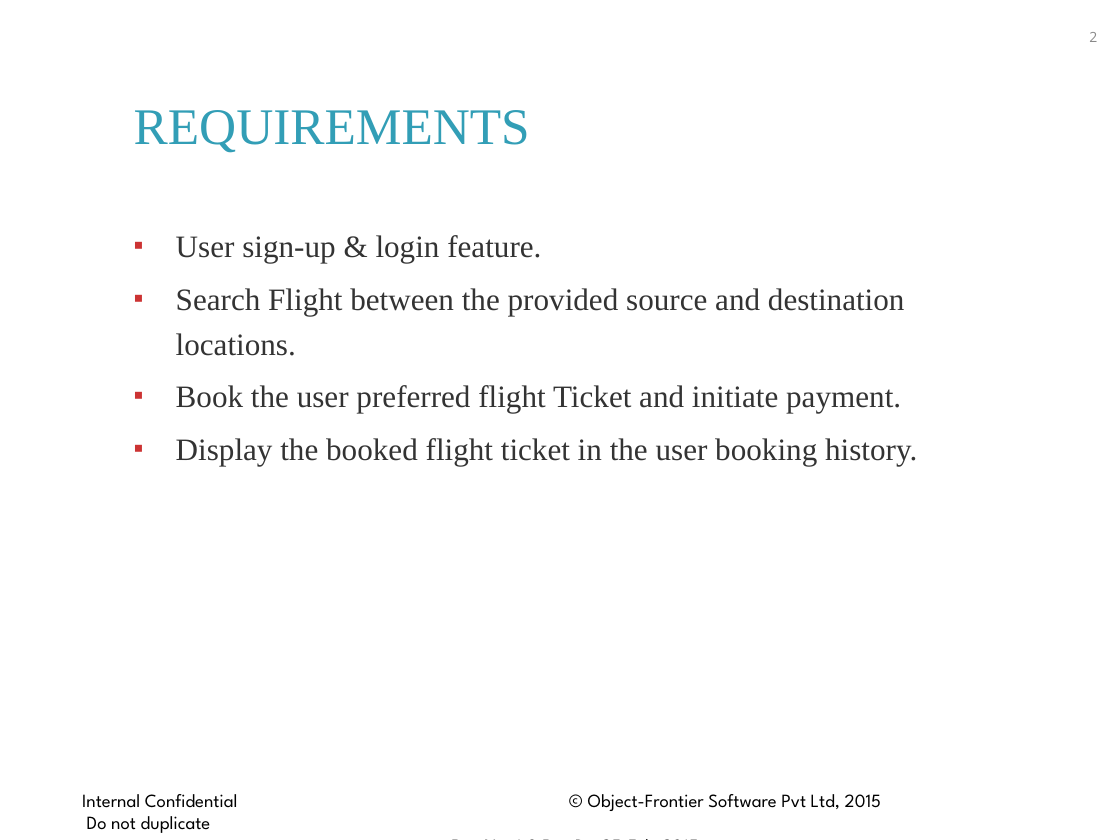
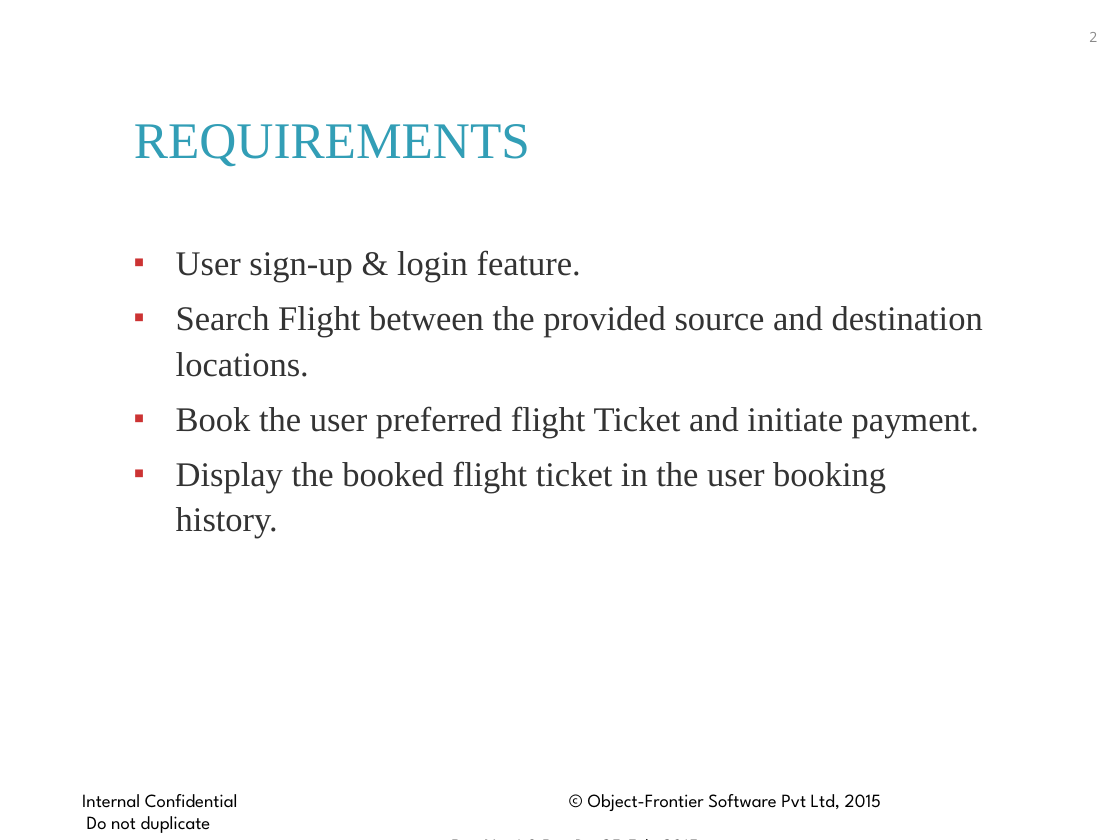
Before and after one commit to santoshofs/TesT, a slide deck: slide 2 of Activity/Mvp/OFS_PPT_Template.ppt. Drawn at 1120x840 pixels with LibreOffice and Linux fonts; fonts in the diff are those of the drawing; background and template pictures are left out. Boxes give left, top, right and bottom in pixels: in the first picture for what was removed or moved away, otherwise in the second. Text is boxed around its words. In the diff, an @@ line names an element or a change of style, - is before the commit and + after.

```diff
--- a/Activity/Mvp/OFS_PPT_Template.ppt
+++ b/Activity/Mvp/OFS_PPT_Template.ppt
@@ title "REQUIREMENTS" moved from (x1=134, y1=110, x2=530, y2=153) to (x1=134, y1=124, x2=530, y2=167) @@
@@ text "User sign-up & login feature." moved from (x1=176, y1=235, x2=917, y2=466) to (x1=176, y1=250, x2=983, y2=538) @@
@@ text "User sign-up & login feature." at (x1=176, y1=250, x2=983, y2=538): size 20 to 22.2 pt; line spacing 1.2 to 1.1; more space between paragraphs @@
```
Also in this commit, not shown: 6 other slides changed, 2 slides added, 1 slide removed.
